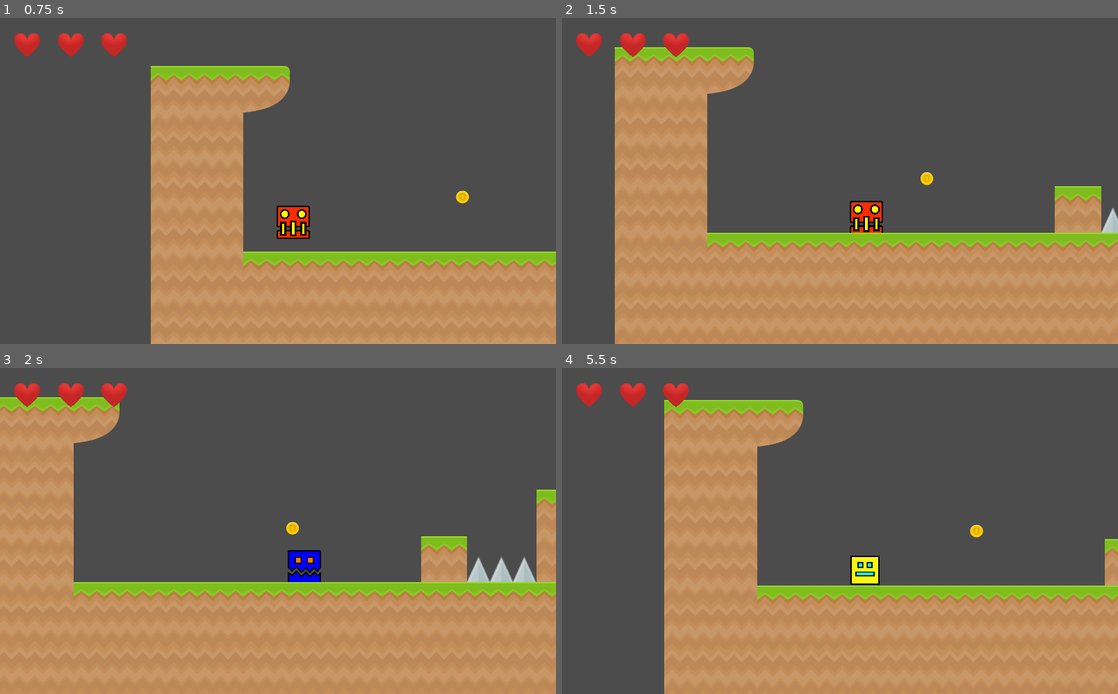
Above: before the commit, frames 1-4 (two rows, left to right).
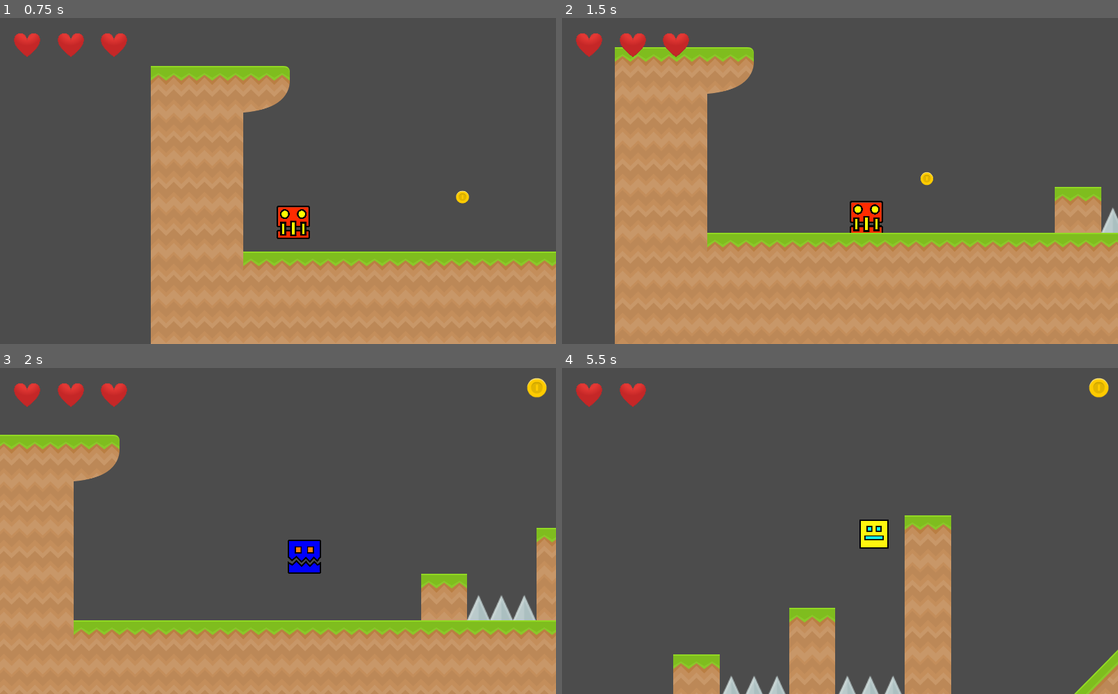
Above: after the commit, the same moments.

Repository: BianchiniMaxi/Programacion-de-Videojuegos-3--Bianchini-Maxi
Game: Godot game, scene res://Scenes/Menu.tscn
Same seed, same stepped clock (60 frames per second), same inputs: the game is played once before the commit and once after it.
Inputs:
- Up to frame 1 (0.75 s): click "START" at 0.5 s
- Up to frame 2 (1.5 s): hold Right (ui_right) from 1.28 s (still down); tap Keypad 1 (ui_number_1) at 1.35 s
- Up to frame 3 (2 s): keep holding Right (ui_right); tap Space (ui_jump, bound only after the commit) at 1.52, 1.82 s; tap Keypad 2 (ui_number_2) at 1.55 s
- Up to frame 4 (5.5 s): tap Keypad 2 (ui_number_2) at 2.1, 4.55, 5.1 s; tap Space (ui_jump, bound only after the commit) at 2.27, 2.57, 3.05, 3.6, 3.77, 4.07, 4.52, 4.82, 5.27 s; tap Keypad 3 (ui_number_3) at 2.3, 2.85, 5.3 s; release Right (ui_right) at 2.78 s; hold Left (ui_left) 2.78-3.53 s; hold Right (ui_right) 3.53-5.03 s; tap Keypad 1 (ui_number_1) at 3.8, 4.35 s; tap R (ui_restart, bound only before the commit) at 4.9 s; hold Left (ui_left) from 5.03 s (still down)

Frame 1 is identical in both runs. In frame 2, less than 0.1% of the frame differs, in the area x 88-97%, y 51-57%; in frame 3, 19%; in frame 4, 36%, in the area x 18-100%, y 2-100%.

Commit message:
Change in Player movements

Diff:
--- a/MyProyectGodot/Scenes/Nivel 1.tscn
+++ b/MyProyectGodot/Scenes/Nivel 1.tscn
@@ -403,7 +403,10 @@
 15/z_index = 0
 
 [sub_resource type="RectangleShape2D" id=17]
-extents = Vector2( 140, 139 )
+extents = Vector2( 126.667, 11.6667 )
+
+[sub_resource type="RectangleShape2D" id=54]
+extents = Vector2( 42.5, 39.5 )
 
 [sub_resource type="RectangleShape2D" id=19]
 extents = Vector2( 56, 58 )
@@ -420,7 +423,7 @@
 
 [node name="Mapa" type="Node" parent="."]
 
-[node name="TileMap" type="TileMap" parent="Mapa"]
+[node name="TileMap" type="TileMap" parent="Mapa" groups=["Mapa"]]
 tile_set = SubResource( 36 )
 format = 1
 tile_data = PoolIntArray( -786368, 15, 0, -786366, 2, 0, -786364, 2, 0, -786362, 2, 0, -786360, 2, 0, -786358, 2, 0, -7 …(3060 unchanged characters)…
@@ -439,12 +442,10 @@
 "_edit_lock_": true
 }
 
-[node name="CollisionShape2D" type="CollisionShape2D" parent="Jugador"]
+[node name="CollisionPies" type="CollisionShape2D" parent="Jugador"]
+position = Vector2( 0, 38.5 )
 scale = Vector2( 0.3, 0.3 )
 shape = SubResource( 17 )
-__meta__ = {
-"_edit_lock_": true
-}
 
 [node name="Camera2D" type="Camera2D" parent="Jugador"]
 offset = Vector2( 0, -100 )
@@ -454,6 +455,12 @@
 __meta__ = {
 "_edit_lock_": true
 }
+
+[node name="Collision Cuerpo" type="Area2D" parent="Jugador"]
+
+[node name="CollisionShape2D" type="CollisionShape2D" parent="Jugador/Collision Cuerpo"]
+position = Vector2( 0.5, -2.5 )
+shape = SubResource( 54 )
 
 [node name="Bandera Final" type="Area2D" parent="."]
 position = Vector2( 5700, -63 )
@@ -838,6 +845,7 @@
 "_edit_lock_": true
 }
 
+[connection signal="body_entered" from="Jugador/Collision Cuerpo" to="Jugador" method="_on_Collision_Cuerpo_body_entered"]
 [connection signal="body_entered" from="Bandera Final" to="." method="_on_Bandera_Final_body_entered"]
 [connection signal="body_entered" from="Pinches/Pinche" to="Pinches/Pinche" method="_on_Pinche_body_entered"]
 [connection signal="body_entered" from="Pinches/Pinche2" to="Pinches/Pinche2" method="_on_Pinche_body_entered"]
--- a/MyProyectGodot/Sripts/Jugador.gd
+++ b/MyProyectGodot/Sripts/Jugador.gd
@@ -9,7 +9,6 @@
 export (StreamTexture) var textura3
 
 var velocidad = Vector2()
-var acelerar = false
 var muerto = false
 var personajeSkin = 1
 
@@ -21,33 +20,27 @@
 func get_input():
 	velocidad.x = 0
 	velocidad.x += velocidad_correr
-	print (get_parent().cambios)
 
-	if Input.is_action_just_pressed("ui_up"):
+	if Input.is_action_just_pressed("ui_jump"):
 		if is_on_floor():
 			velocidad.y = fuerza_salto
-
-	if Input.is_action_pressed('ui_right') and acelerar:
-		velocidad.x += 200
-	#if Input.is_action_pressed('ui_left'):
-		#velocidad.x -= 200
 
 	if Input.is_action_just_pressed("ui_number_1") && personajeSkin != 1:
 		get_parent().modificar_numero_cambios()
 		$Sprite.texture = textura1
-		acelerar = false
+		velocidad_correr = 400
 		fuerza_salto = -600
 		personajeSkin = 1
 	if Input.is_action_just_pressed("ui_number_2") && personajeSkin != 2:
 		get_parent().modificar_numero_cambios()
 		$Sprite.texture = textura2
-		acelerar = false
+		velocidad_correr = 400
 		fuerza_salto = -900
 		personajeSkin = 2
 	if Input.is_action_just_pressed("ui_number_3") && personajeSkin != 3:
 		get_parent().modificar_numero_cambios()
 		$Sprite.texture = textura3
-		acelerar = true
+		velocidad_correr = 600
 		fuerza_salto = -600
 		personajeSkin = 3
 
@@ -68,6 +61,10 @@
 	velocidad.y += gravedad * delta
 	velocidad = move_and_slide(velocidad, Vector2(0, -1))
 
-
 func pararJugador():
 	velocidad_correr = 0
+
+func _on_Collision_Cuerpo_body_entered(body):
+	if body.is_in_group("Mapa"):
+		posicion_inicial()
+		get_parent().perder_vidas()
--- a/MyProyectGodot/Sripts/Niveles.gd
+++ b/MyProyectGodot/Sripts/Niveles.gd
@@ -23,19 +23,11 @@
 	monedas += 1
 
 func _physics_process(delta):
-	get_input()
-
 	if vidas == 0:
 		$"POP UPs"/PopupPanel.popup()
 		$"POP UPs"/PopupPanel.get_child(0).get_child(0).visible = false
 		$"POP UPs"/PopupPanel.get_child(0).get_child(1).visible = true
 		$Jugador.pararJugador()
-
-
-func get_input():
-	if Input.is_action_just_pressed("ui_restart"):
-		get_tree().reload_current_scene()
-
 
 func _on_Bandera_Final_body_entered(body):
 	if body.is_in_group("Jugador"):
--- a/MyProyectGodot/project.godot
+++ b/MyProyectGodot/project.godot
@@ -49,9 +49,9 @@
 "events": [ Object(InputEventKey,"resource_local_to_scene":false,"resource_name":"","device":0,"alt":false,"shift":false,"control":false,"meta":false,"command":false,"pressed":false,"scancode":0,"physical_scancode":16777353,"unicode":0,"echo":false,"script":null)
  ]
 }
-ui_restart={
+ui_jump={
 "deadzone": 0.5,
-"events": [ Object(InputEventKey,"resource_local_to_scene":false,"resource_name":"","device":0,"alt":false,"shift":false,"control":false,"meta":false,"command":false,"pressed":false,"scancode":0,"physical_scancode":82,"unicode":0,"echo":false,"script":null)
+"events": [ Object(InputEventKey,"resource_local_to_scene":false,"resource_name":"","device":0,"alt":false,"shift":false,"control":false,"meta":false,"command":false,"pressed":false,"scancode":0,"physical_scancode":32,"unicode":0,"echo":false,"script":null)
  ]
 }
 
Not shown: 1 places in MyProyectGodot/Scenes/Nivel 1.tscn that only renumber resources
